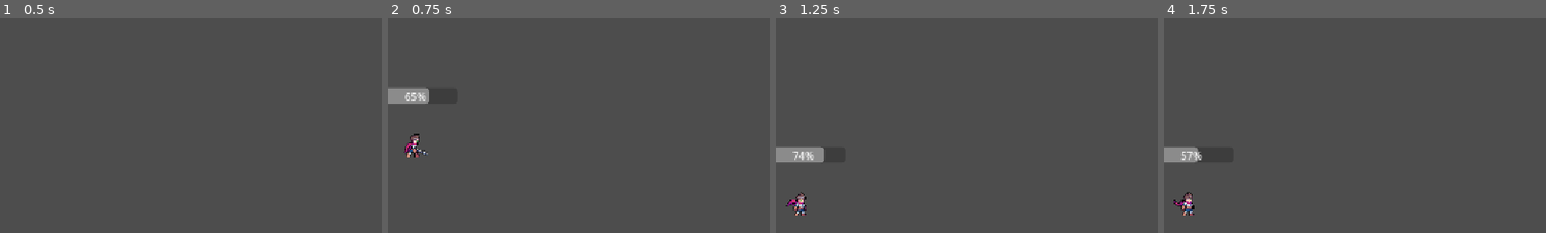
Above: before the commit, frames 1-4 (left to right).
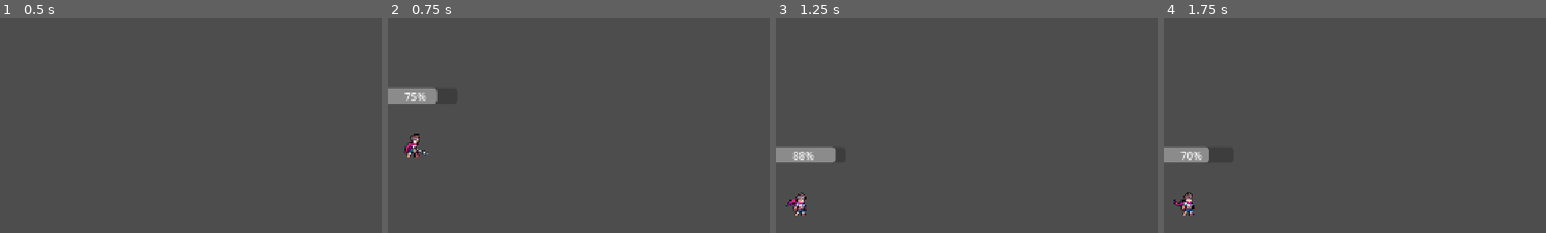
Above: after the commit, the same moments.

Repository: EmilianoCarb/HCIProyect
Game: Godot game, scene res://scenes/main/main.tscn
Two runs of this game, one before a commit and one after it. Both use one fixed random seed, a clock stepped at 60 frames per second and the inputs below.
Inputs (mouse positions are % of the whole screen's width and height, from its top left):
- Up to frame 1 (0.5 s): no input
- Up to frame 2 (0.75 s): click (0, 1) at 0.5 s
- Up to frame 3 (1.25 s): no input
- Up to frame 4 (1.75 s): click (0, 1) at 1.25 s
The pictures show only the part of the screen within x 0-50%, y 46-96%; the shares and areas given below are measured in that part.

Frame 1 is identical in both runs. In frame 2, 0.2% of the frame differs, in the area x 4-13%, y 32-40%; in frame 3, 0.3%, in the area x 4-16%, y 59-68%; in frame 4, 0.3%.

Commit message:
Implement trackpad dragging for enhanced input handling with mouse events

Diff:
--- a/scripts/Player.gd
+++ b/scripts/Player.gd
@@ -62,15 +62,31 @@
 	stamina_changed.connect(_on_stamina_changed)
 	_update_stamina_bar_visibility()
 
+# --- Trackpad: joystick virtual (click y arrastre) ---
+var is_trackpad_dragging: bool = false
+var drag_start_pos: Vector2 = Vector2.ZERO
+@export var drag_max_distance: float = 100.0 # px de arrastre para llegar a intensidad máxima
 
 func _input(event: InputEvent) -> void:
-	if event is InputEventScreenDrag or event is InputEventMouseMotion:
-		# Si usas desplazamiento libre o simulado con mouse/touchpad avanzado
-		trackpad_direction = sign(event.relative.x)
-		trackpad_sprint_intensity = clamp(abs(event.relative.x) / 10.0, 0.0, 2.0)
+	if event is InputEventMouseButton and event.button_index == MOUSE_BUTTON_RIGHT:
+		if event.pressed:
+			is_trackpad_dragging = true
+			drag_start_pos = event.position
+			print("Click derecho detectado, inicio: ", drag_start_pos)
+		else:
+			is_trackpad_dragging = false
+			trackpad_direction = 0.0
+			trackpad_sprint_intensity = 0.0
+			print("Click derecho soltado")
+
+	if event is InputEventMouseMotion and is_trackpad_dragging:
+		var delta_x: float = event.position.x - drag_start_pos.x
+		var delta_ratio: float = clamp(delta_x / drag_max_distance, -1.0, 1.0)
+
+		trackpad_direction = sign(delta_ratio) if abs(delta_ratio) > 0.1 else 0.0
+		trackpad_sprint_intensity = clamp(abs(delta_ratio) * 2.0, 0.0, 2.0)
 		trackpad_active_timer = trackpad_active_duration
-
-
+		print("Arrastrando, delta_x: ", delta_x, " direction: ", trackpad_direction)
 func _physics_process(delta: float) -> void:
 	var on_floor: bool = position.y >= screen_size.y - half_height
 
